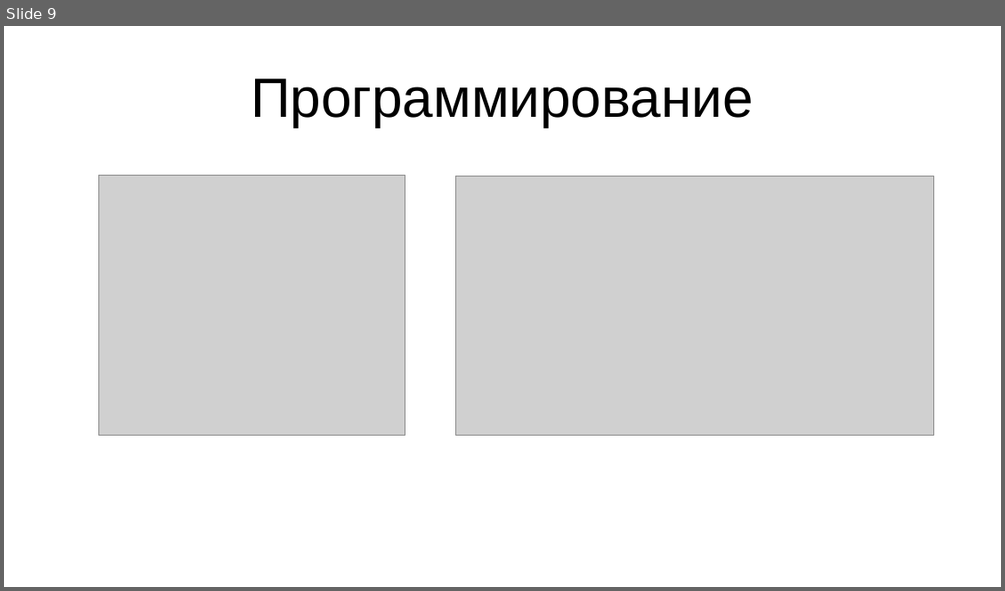
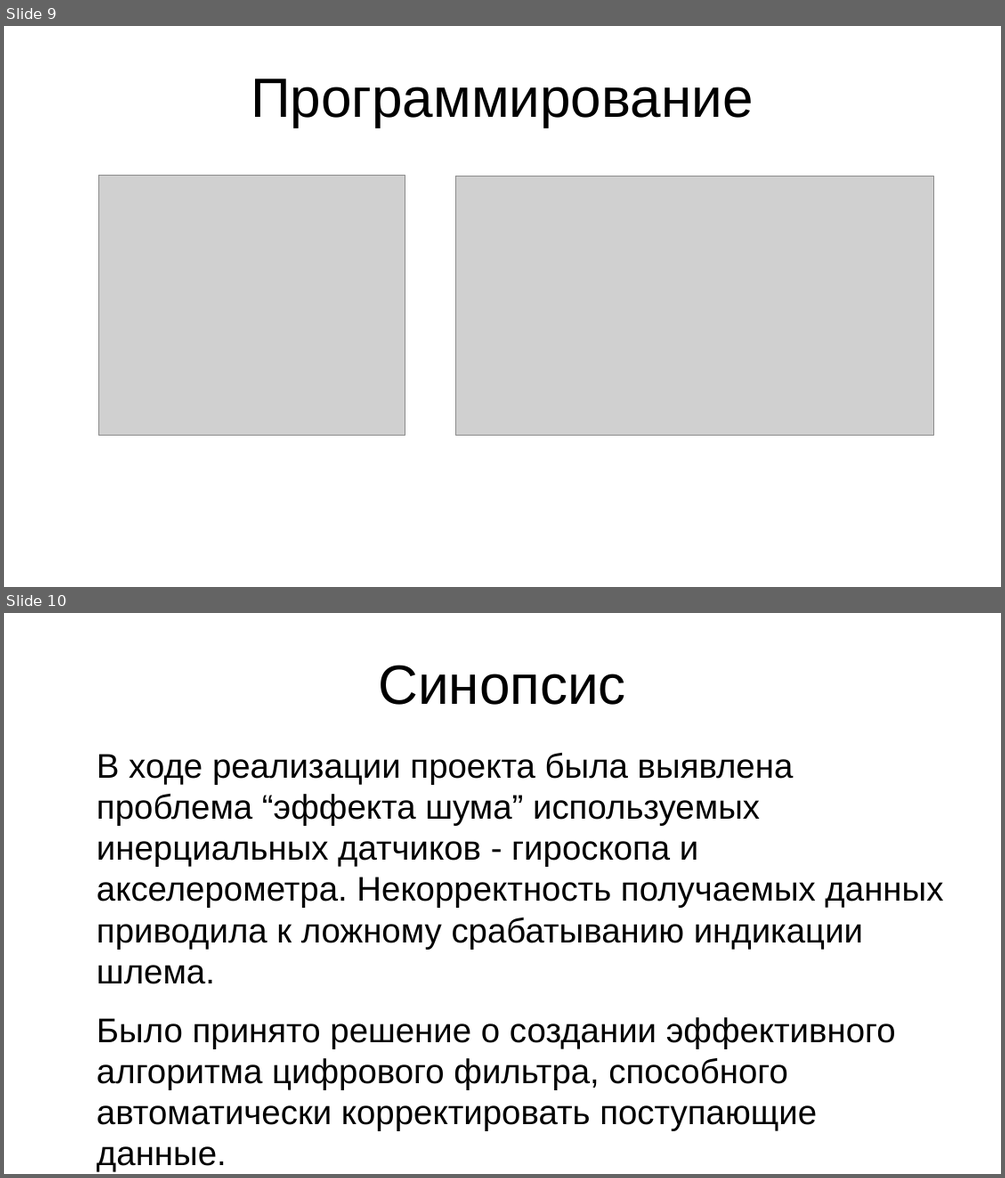
Before and after one commit to SaShiro228/helmet, a slide deck: text/presentation.odp. Shown one above the other, each under a label of ours: slide 9 before the commit, slides 9 and 10 after it. The pictures are 1005x591 and 1005x1178 pixels, drawn with LibreOffice and Linux fonts; fonts in the diff are those of the drawing; grey boxes stand for pictures. Boxes give left, top, right and bottom in pixels: in the first picture for what was removed or moved away, otherwise in the second. Text is boxed around its words. In the diff, an @@ line names an element or a change of style, - is before the commit and + after.

```diff
--- a/text/presentation.odp
+++ b/text/presentation.odp
@@ slide 10 added at [4, 613, 1001, 1174], background #FFFFFF @@
@@ title added at [378, 665, 626, 705], 44 pt, text #000000 @@
+Синопсис
@@ text added at [97, 753, 943, 1172], 27.2 pt, text #000000 @@
+В ходе реализации проекта была выявлена проблема “эффекта шума” используемых инерциальных датчиков - гироскопа и акселерометра. Некорректность получаемых данных приводила к ложному срабатыванию индикации шлема.
+Было принято решение о создании эффективного алгоритма цифрового фильтра, способного автоматически корректировать поступающие данные.
```
Also in this commit, not shown: 8 other slides added, 3 other files.
